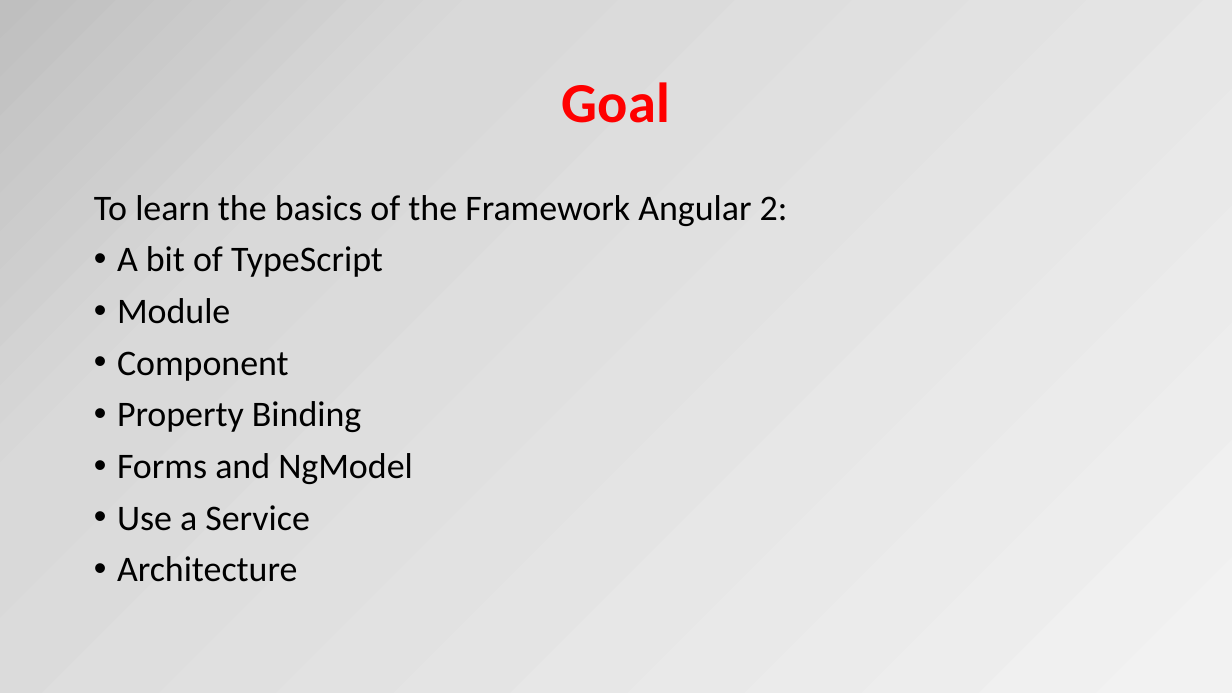
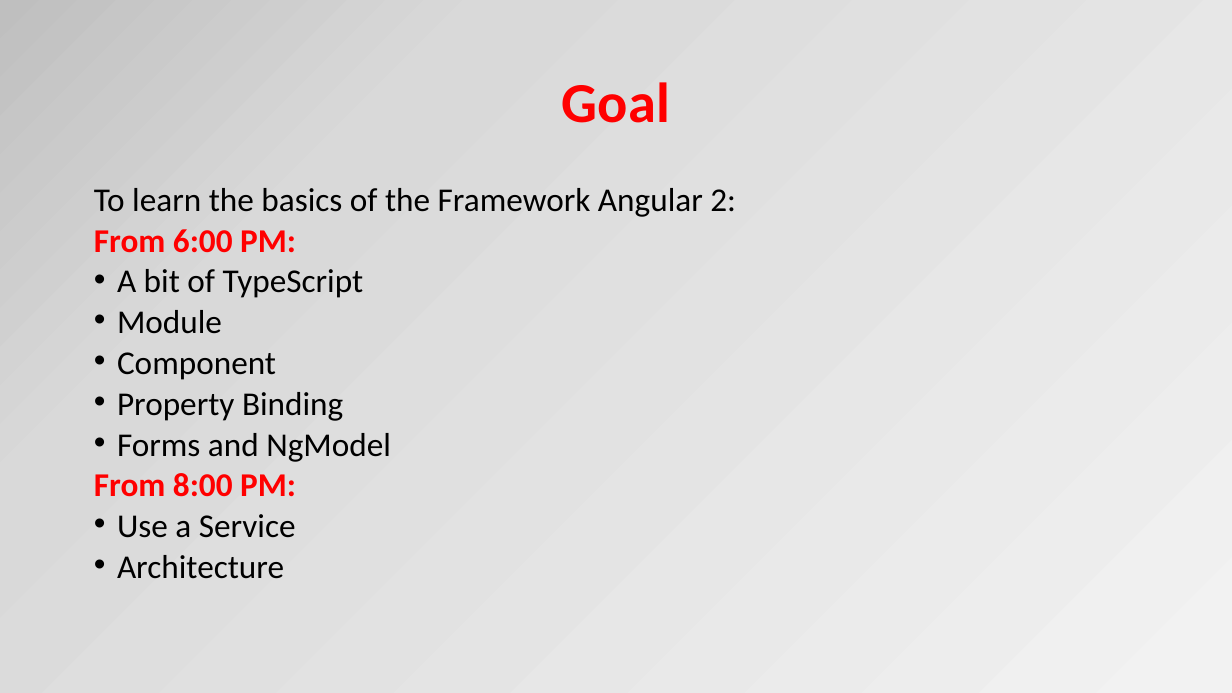
Before and after one commit to OrdinaNederland/hackjam-angular, a slide deck: slide 2 of Angular2.pptx. Drawn at 1232x693 pixels with LibreOffice and Linux fonts; fonts in the diff are those of the drawing. Boxes give left, top, right and bottom in pixels: in the first picture for what was removed or moved away, otherwise in the second. Text is boxed around its words. In the diff, an @@ line names an element or a change of style, - is before the commit and + after.

```diff
--- a/Angular2.pptx
+++ b/Angular2.pptx
@@ text at (x1=94, y1=188, x2=736, y2=579): size 28 to 25.9 pt in "To learn the basics of the Framework ...", "A bit of TypeScript", "Module", "Component" and 4 more places; line spacing 0.9 to 0.7 @@
@@ text at (x1=94, y1=229, x2=296, y2=253): paragraph added @@
+From 6:00 PM:
@@ text at (x1=94, y1=473, x2=296, y2=497): paragraph added @@
+From 8:00 PM:
```
Also in this commit, not shown: 8 other slides changed, 4 slides added, 1 other file.
